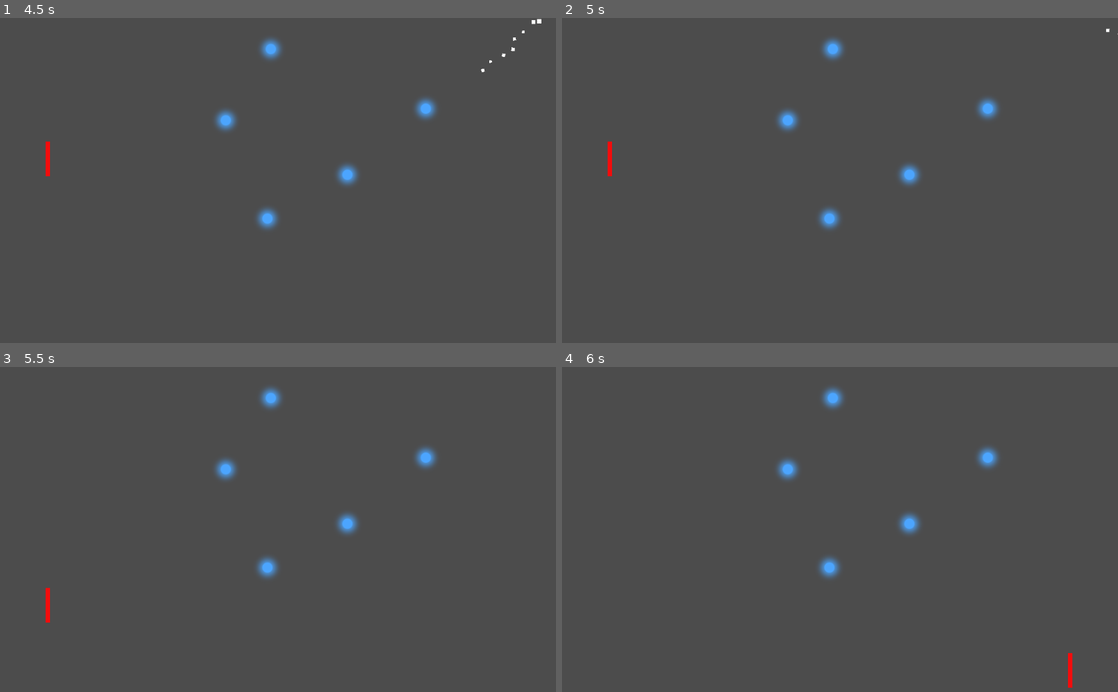
Above: before the commit, frames 1-4 (two rows, left to right).
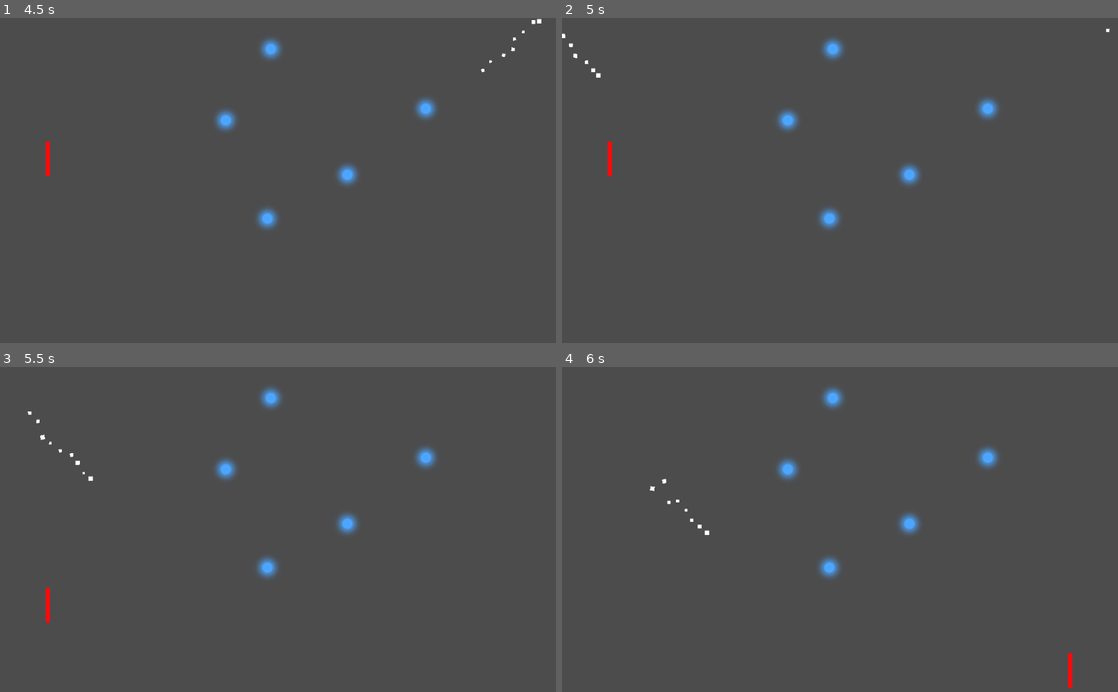
Above: after the commit, the same moments.

Repository: mgonzalezperna/pong-remix
Game: Godot game, scene res://scenes/scene-base.tscn
Same seed, same stepped clock (60 frames per second), same inputs: the game is played once before the commit and once after it.
Inputs:
- Up to frame 1 (4.5 s): hold Right (paddle_right) 0.53-1.28 s; tap Enter at 1.25 s; hold Down (paddle_down) 1.28-2.03 s; hold Right (paddle_right) 2.03-2.78 s; hold Up (paddle_hit_up) 2.78-3.53 s; hold Left (paddle_left) from 3.53 s (still down)
- Up to frame 2 (5 s): keep holding Left (paddle_left)
- Up to frame 3 (5.5 s): release Left (paddle_left) at 5.03 s; hold Down (paddle_down) from 5.03 s (still down)
- Up to frame 4 (6 s): release Down (paddle_down) at 5.78 s; hold Right (paddle_right) from 5.78 s (still down)

Frame 1 is identical in both runs. In frame 2, less than 0.1% of the frame differs, in the area x 0-100%, y 4-19%; in frame 3, less than 0.1%, in the area x 5-17%, y 13-36%; in frame 4, less than 0.1%.
Error before the commit: Parse Error: Expected an indented block after "elif". (res://scripts/ball.gd:44)

Commit message:
[#2] Fix bug induced when resolving conflicts.

Diff:
--- a/scripts/ball.gd
+++ b/scripts/ball.gd
@@ -35,14 +35,17 @@
             self.global_position.distance_to(paddle.global_position)-55))
         var shoot_velocity = paddle.speed + 10 * velocity_multiplier
         self.linear_velocity = Vector2.UP.rotated(arrow_rotation) * shoot_velocity
+        #The fixed speed on the function overlaps with the speed of the powerup!
+        #goToClosestEnemyInAngle()
     else:
         var collition_bodies = get_colliding_bodies()
         for body in collition_bodies:
             if body == paddle:
                 self.linear_velocity = rebound_vector(body)
+                goToClosestEnemyInAngle()
             elif body in enemies.get_children():
-            enemies.remove_child(body)
-            goToClosestEnemyInAngle()
+                enemies.remove_child(body)
+
 
 func goToClosestEnemyInAngle():
     var closest
